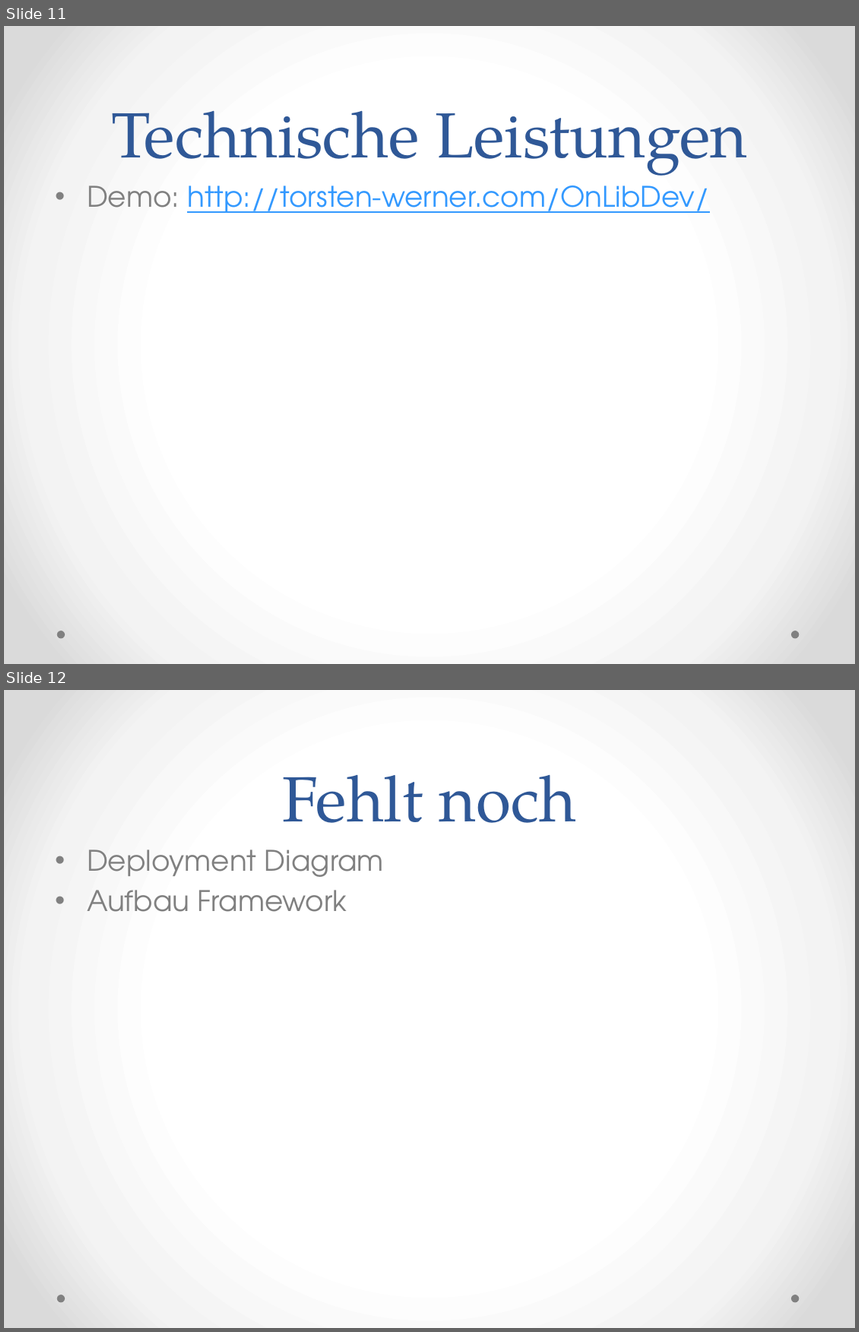
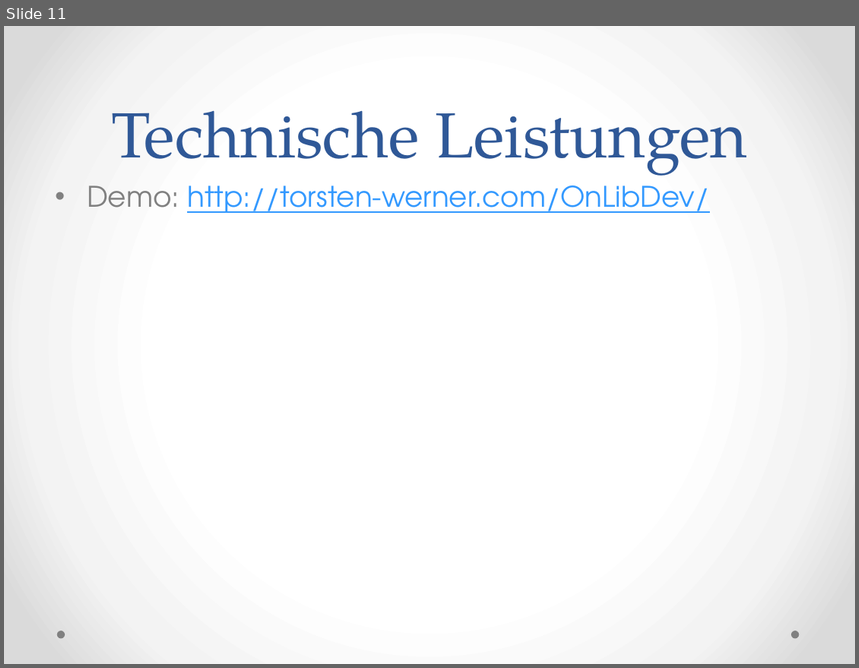
Before and after one commit to twerner93/OnLib_Documents, a slide deck: Semester 1 Ende/OnLib.pptx. Shown one above the other, each under a label of ours: slides 11 and 12 before the commit, slide 11 after it. The pictures are 859x1332 and 859x668 pixels, drawn with LibreOffice and Linux fonts; fonts in the diff are those of the drawing. Boxes give left, top, right and bottom in pixels: in the first picture for what was removed or moved away, otherwise in the second. Text is boxed around its words. In the diff, an @@ line names an element or a change of style, - is before the commit and + after.

Commit message:
[OnLib.pptx] "Fehlt noch"-Folie gelöscht

```diff
--- a/Semester 1 Ende/OnLib.pptx
+++ b/Semester 1 Ende/OnLib.pptx
@@ slide 12 removed at (x1=4, y1=690, x2=855, y2=1328), background gradient #FFFFFF to #F4F4F4 to #DADADA; not listed: 2 template elements that a slide beside it also shows @@
@@ title removed at (x1=282, y1=775, x2=577, y2=823) @@
-Fehlt noch
@@ text removed at (x1=87, y1=850, x2=384, y2=912) @@
-• Deployment Diagram
-• Aufbau Framework
```
